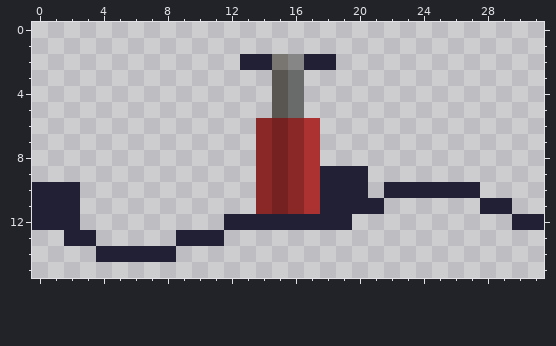
A pixel-art sprite gets an edit: RawAssets/HandPump8.png. That is the earlier state.
The file is 32x16 pixels.
The result:
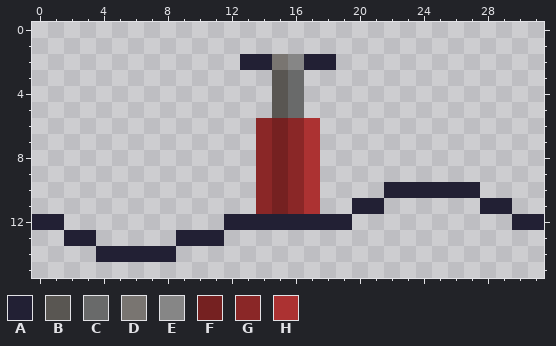
Palette (. is transparent): A #222034  B #595652  C #696a6a  D #797571  E #868686  F #752121  G #8a2727  H #ac3232
Difference:
Colour A is removed in row 9 at x 18 to 20; in row 10 at x 0 to 2 and 18 to 20; in row 11 at x 0 to 2 and 18 to 19; in row 12 at x 2.
Changed places in both pictures, as pixel boxes (x1, y1, x2, y2):
erased: (320, 166, 368, 214)
erased: (32, 182, 80, 230)
